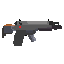
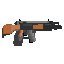
Two versions of the same layered image (64×64). Layer-by-layer changes:
moved "AKM" above "M4A1" over (3, 22, 61, 42)
moved "M4A1" above "Beretta outline" over (3, 22, 61, 42)
added layer "AA12" over (4, 22, 60, 43)
